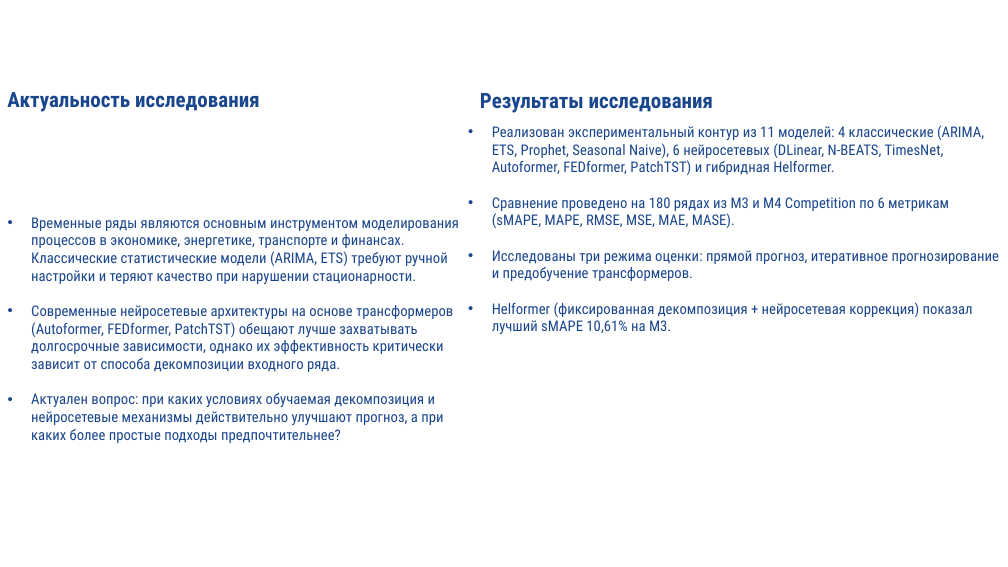
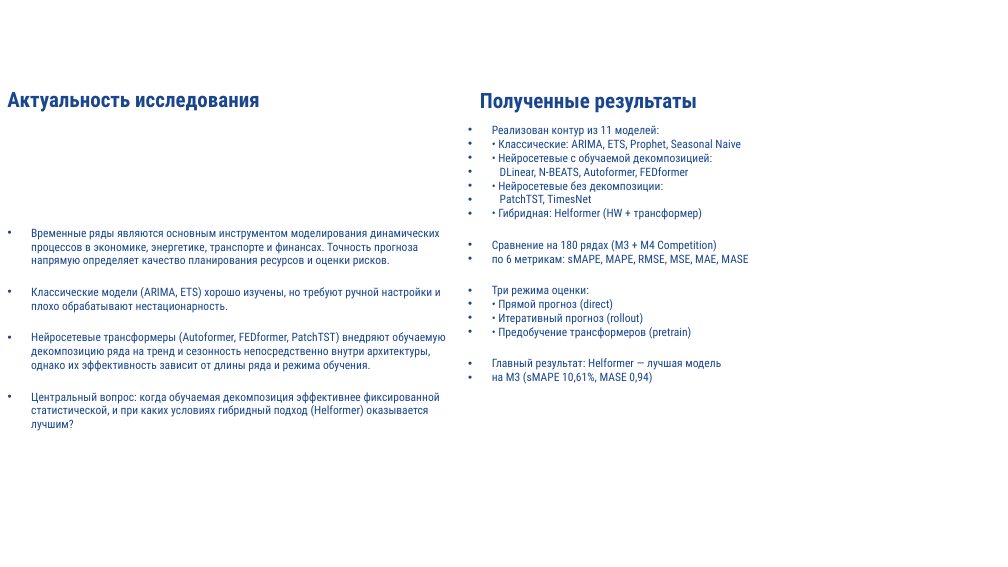
Before and after one commit to Prost444/Hybrid-models-for-TS-processing, a slide deck: slide 2 of docs/Lazarev-Presentation-VIK-25-26-updated.pptx. Drawn at 1008x567 pixels with LibreOffice and Linux fonts; fonts in the diff are those of the drawing; background and template pictures are left out. Boxes give left, top, right and bottom in pixels: in the first picture for what was removed or moved away, otherwise in the second. Text is boxed around its words. In the diff, an @@ line names an element or a change of style, - is before the commit and + after.

```diff
--- a/docs/Lazarev-Presentation-VIK-25-26-updated.pptx
+++ b/docs/Lazarev-Presentation-VIK-25-26-updated.pptx
@@ text at (x1=480, y1=93, x2=697, y2=113): text changed @@
-Результаты исследования
+Полученные результаты
@@ text at (x1=492, y1=125, x2=748, y2=384): text changed; size 14 to 11 pt @@
-• Реализован экспериментальный контур из 11 моделей: 4 классические (ARIMA, ETS, Prophet, Seasonal Naive), 6 нейросетевых (DLinear, N-BEATS, TimesNet, Autoformer, FEDformer, PatchTST) и гибридная Helformer.
-• Сравнение проведено на 180 рядах из M3 и M4 Competition по 6 метрикам (sMAPE, MAPE, RMSE, MSE, MAE, MASE).
-• Исследованы три режима оценки: прямой прогноз, итеративное прогнозирование и предобучение трансформеров.
-• Helformer (фиксированная декомпозиция + нейросетевая коррекция) показал лучший sMAPE 10,61% на M3.
+• Реализован контур из 11 моделей:
+• • Классические: ARIMA, ETS, Prophet, Seasonal Naive
+• • Нейросетевые с обучаемой декомпозицией:
+• DLinear, N-BEATS, Autoformer, FEDformer
+• • Нейросетевые без декомпозиции:
+• PatchTST, TimesNet
+• • Гибридная: Helformer (HW + трансформер)
+• Сравнение на 180 рядах (M3 + M4 Competition)
+• по 6 метрикам: sMAPE, MAPE, RMSE, MSE, MAE, MASE
+• Три режима оценки:
+• • Прямой прогноз (direct)
+• • Итеративный прогноз (rollout)
+• • Предобучение трансформеров (pretrain)
+• Главный результат: Helformer — лучшая модель
+• на M3 (sMAPE 10,61%, MASE 0,94)
@@ text at (x1=31, y1=228, x2=445, y2=431): text changed; size 14 to 11 pt @@
-• Временные ряды являются основным инструментом моделирования процессов в экономике, энергетике, транспорте и финансах. Классические статистические модели (ARIMA, ETS) требуют ручной настройки и теряют качество при нарушении стационарности.
-• Современные нейросетевые архитектуры на основе трансформеров (Autoformer, FEDformer, PatchTST) обещают лучше захватывать долгосрочные зависимости, однако их эффективность критически зависит от способа декомпозиции входного ряда.
-• Актуален вопрос: при каких условиях обучаемая декомпозиция и нейросетевые механизмы действительно улучшают прогноз, а при каких более простые подходы предпочтительнее?
+• Временные ряды являются основным инструментом моделирования динамических процессов в экономике, энергетике, транспорте и финансах. Точность прогноза напрямую определяет качество планирования ресурсов и оценки рисков.
+• Классические модели (ARIMA, ETS) хорошо изучены, но требуют ручной настройки и плохо обрабатывают нестационарность.
+• Нейросетевые трансформеры (Autoformer, FEDformer, PatchTST) внедряют обучаемую декомпозицию ряда на тренд и сезонность непосредственно внутри архитектуры, однако их эффективность зависит от длины ряда и режима обучения.
+• Центральный вопрос: когда обучаемая декомпозиция эффективнее фиксированной статистической, и при каких условиях гибридный подход (Helformer) оказывается лучшим?
```
Also in this commit, not shown: 3 other slides changed, 4 slides added, 3 other files.
